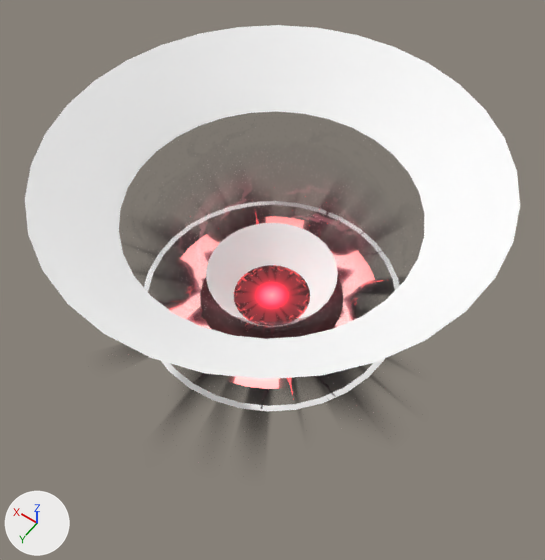
The glTF model Assets/VFX_Bomb_Details.gltf as it was, and as the next commit left it.
Camera for both pictures: a camera (50 mm lens) standing at (-5.93, 8.28, 13.57) and looking at (-0.41, 0.55, 1.44). Arrows for +X, +Y and +Z are at lower left; the lights stay in place. The older version comes first. Where no turn or scale is listed for an object, it has been applied to the vertices. Vertices at exactly the same position are counted once.

In view in the first picture: 'VFX_Bomb_FireShadow_Ipact', 'VFX_Bomb_Ground_BlackStains', 'VFX_Bomb_Main_Light_Impact', 'VFX_Bomb_Shadow', 'VFX_Bomb_Wind_Botttom', 'VFX_Bomb_Wind_Top' and 3 more.
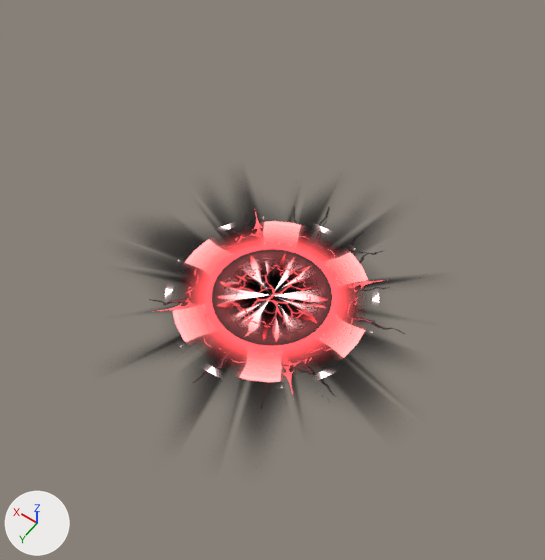
Commit message: Fixed bomb details

Changed parts and their boxes [x1, y1, x2, y2] in the pictures (545 x 560 px; the box of a moved part takes in the faces that stretch with it):
'VFX_Bomb_Wind_Top', deleted
    before: [25, 25, 520, 379]
'VFX_Bomb_Ground_BlackStains', reshaped
    before: [130, 186, 405, 436]
    after: [136, 186, 416, 436]
'VFX_Bomb_Wind_Botttom', deleted
    before: [144, 201, 400, 411]
part 1 of me_cylinder_001, moved or reshaped (not visible before)
    after: [189, 233, 355, 366]
part 2 of me_cylinder_001, surface changed
    after: [189, 233, 355, 366]
part 3 of me_cylinder_004, moved or reshaped (not visible afterwards)
    before: [200, 265, 343, 337]
part 4 of me_cylinder_004, surface changed (red)
    before: [201, 266, 342, 336]
part 5 of me_cylinder_009, moved or reshaped
    before: [130, 191, 405, 422]
    after: [136, 194, 416, 426]
part 6 of me_cylinder_011, moved or reshaped
    before: [170, 216, 375, 389]
    after: [165, 217, 379, 388]
part 7 of me_cylinder_011, surface changed
    before: [189, 265, 248, 386]
    after: [180, 264, 357, 380]

The edits, one by one:
me_cylinder_001 has 64 vertices, 64 faces and spans x -2.14..2.14, y -2.14..2.14, z 0.0.
me_cylinder_001 is used by ob_vfx_bomb_light_impact; location (0.0, 0.0, 0.0).
Part 1, on me_cylinder_001:
46 faces are deleted.
46 new faces join them.
me_cylinder_001 part 2: 18 kept faces spanning x -2.1..1.78, y -2.1..2.1, z 0.0 get new texture (UV) coordinates.
me_cylinder_004 has 96 vertices, 128 faces and spans x -1.6..1.6, y -1.6..1.6, z 0.0.
me_cylinder_004 is used by ob_vfx_bomb_shadow; location (0.0, 0.0, 0.0).
Part 3, on me_cylinder_004:
74 faces are deleted.
74 new faces join them.
me_cylinder_004 part 4: 54 kept faces spanning x -1.6..1.6, y -1.6..1.6, z 0.0 get new texture (UV) coordinates.
me_cylinder_009 is used by ob_vfx_bomb_ground_blackstains; location (0.0, 0.0, 0.0).
me_cylinder_009 had 96 vertices, 128 faces and spanned x -5.4..5.4, y -5.4..5.4, z -0.01..0.0.
me_cylinder_009 now has 65 vertices, 96 faces and spans x -5.4..5.4, y -5.4..5.4, z -0.01..0.0.
Part 5, on me_cylinder_009:
31 vertices are removed from x 0.0, y 0.0, z -0.01.
101 faces are deleted.
69 new faces join them.
me_cylinder_011 has 96 vertices, 128 faces and spans x -2.4..2.4, y -2.4..2.4, z 0.0.
me_cylinder_011 is used by ob_vfx_bomb_main_light_impact; location (0.0, 0.0, 0.0).
Part 6, on me_cylinder_011:
96 faces are deleted.
96 new faces join them.
me_cylinder_011 part 7: 32 kept faces spanning x -2.4..2.36, y -1.28..2.36, z 0.0 get new texture (UV) coordinates.
Object 'VFX_Bomb_Wind_Top' (ob_vfx_bomb_wind_top) is deleted.
Object 'VFX_Bomb_Wind_Botttom' (ob_vfx_bomb_wind_botttom) is deleted.
